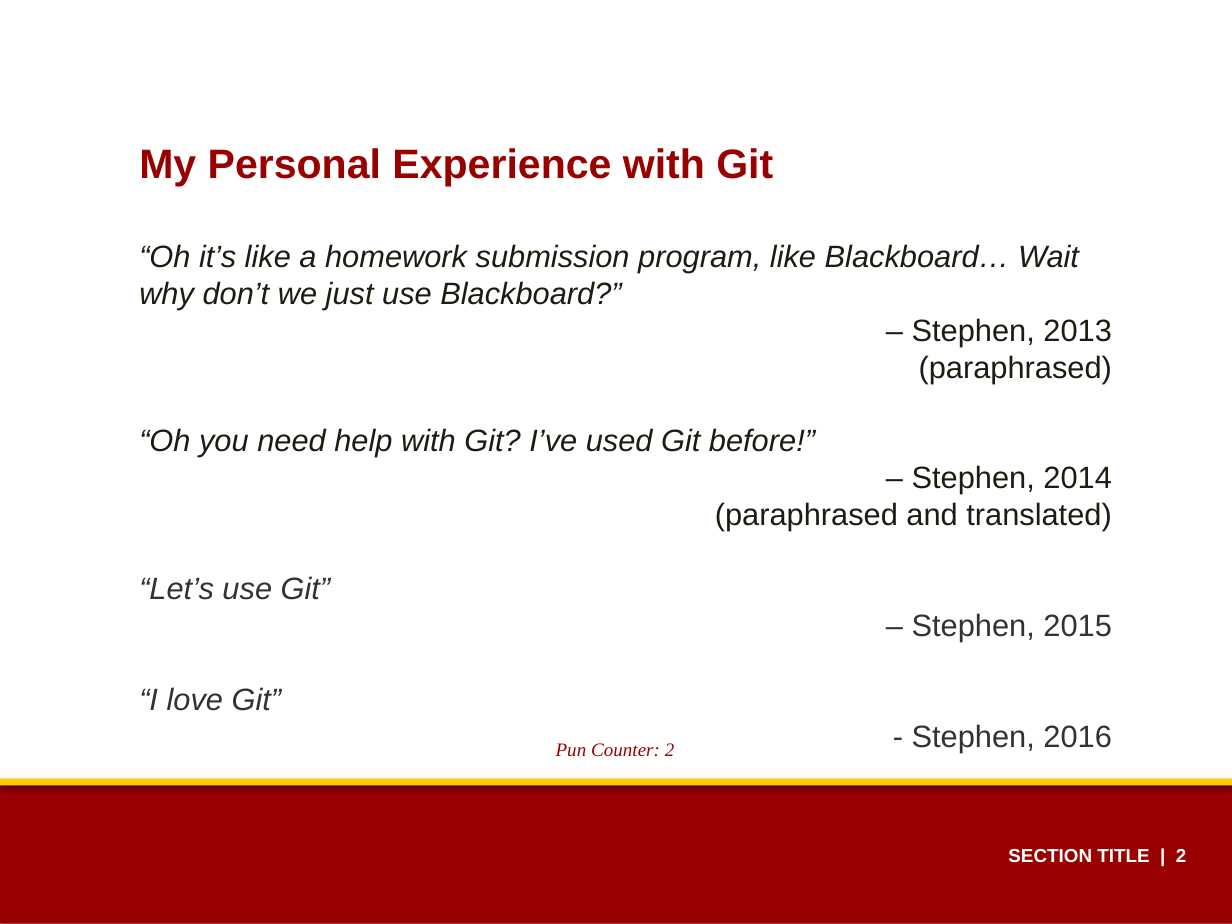
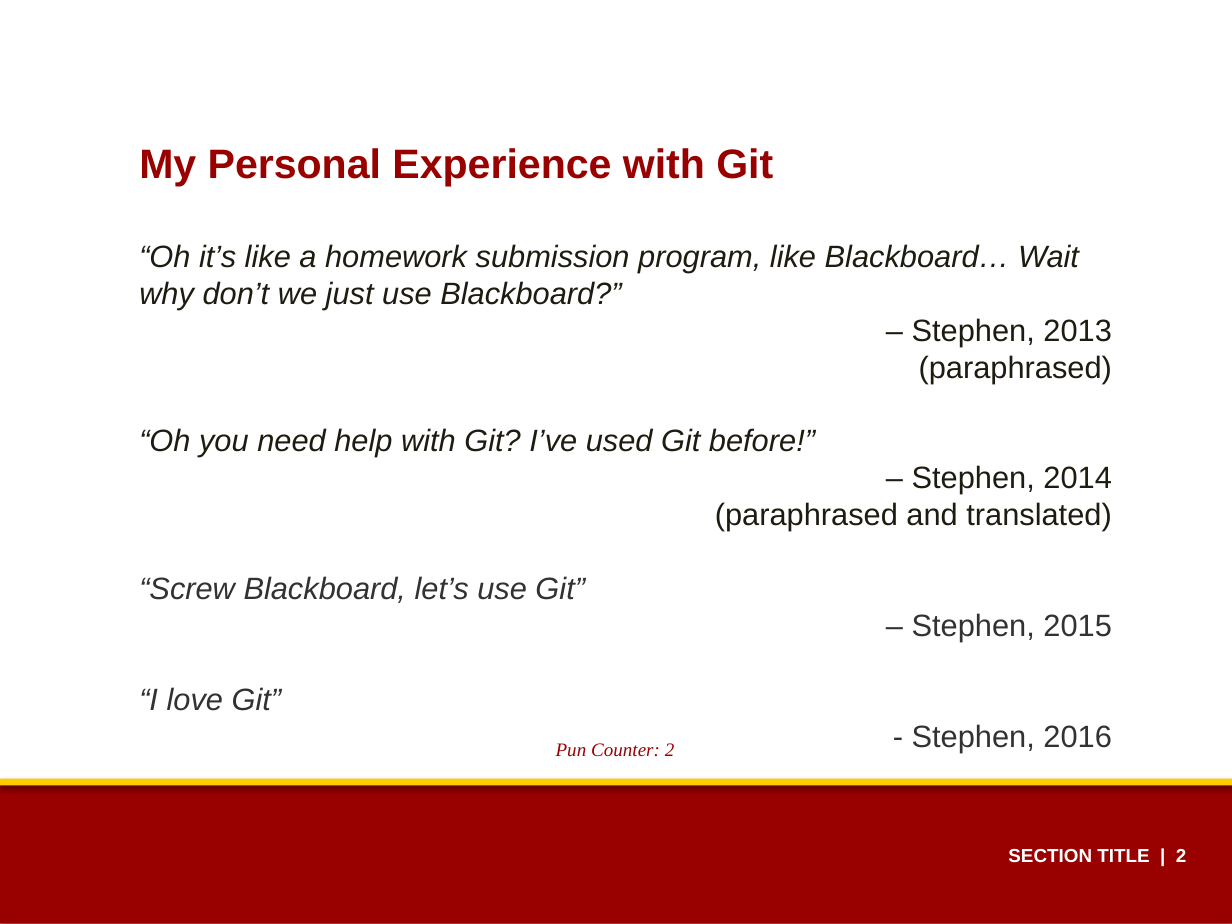
Before and after one commit to sthsher/USC_CECS, a slide deck: slide 3 of ACM/Git_Presentation.pptx. Drawn at 1232x924 pixels with LibreOffice and Linux fonts; fonts in the diff are those of the drawing; background and template pictures are left out. Boxes give left, top, right and bottom in pixels: in the first picture for what was removed or moved away, otherwise in the second. Text is boxed around its words. In the diff, an @@ line names an element or a change of style, - is before the commit and + after.

```diff
--- a/ACM/Git_Presentation.pptx
+++ b/ACM/Git_Presentation.pptx
@@ text at [139, 576, 585, 603]: text changed @@
-“Let’s use Git”
+“Screw Blackboard, let’s use Git”
```
Also in this commit, not shown: 3 other slides changed.
